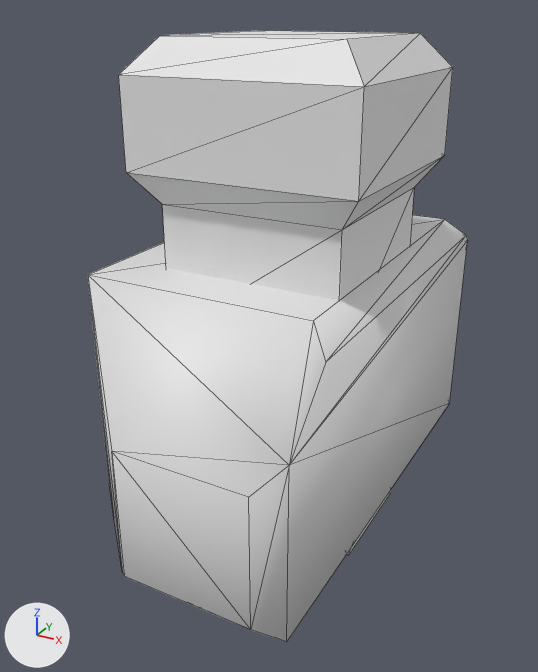
The FBX model Assets/Stylized_Egypt/Meshes/building/SM_building_part_02.fbx, before and after one commit.
Rendered twice from a 50 mm camera at (1.4, -2.33, 1.28) aimed at (0.06, 0.11, 0.06). Arrows for +X, +Y and +Z are at lower left; the lights stay in place. Mesh edges are drawn as thin lines. Where no turn or scale is listed for an object, it has been applied to the vertices.

Objects in the first picture: 'SM_building_part_02', 'SM_building_part_02_ConvexHulls'.
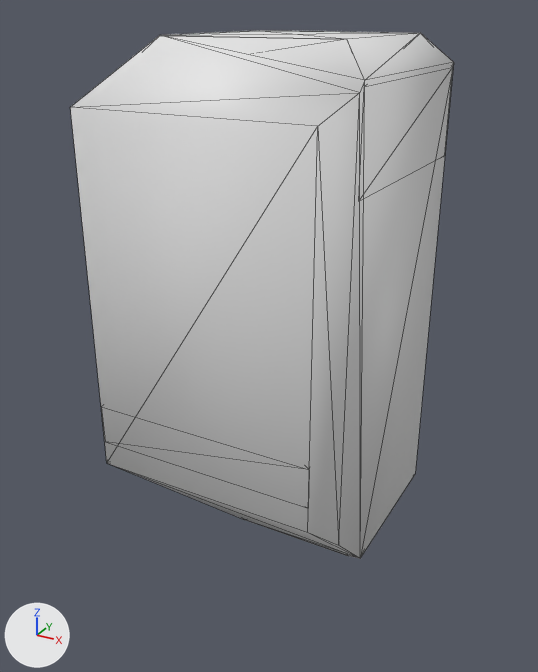
Patch to the scene script:
```diff
--- a/Assets/Stylized_Egypt/Meshes/building/SM_building_part_02.fbx.py
+++ b/Assets/Stylized_Egypt/Meshes/building/SM_building_part_02.fbx.py
@@ ob_sm_building_part_02_convexhulls @@
 ob_sm_building_part_02_convexhulls = bpy.data.objects.new('SM_building_part_02_ConvexHulls', me_sm_building_part_02_convexhulls)
+ob_sm_building_part_02_convexhulls.parent = ob_sm_building_part_277
 ob_sm_building_part_02_convexhulls.location = (0.0, 0.0, 0.0)
-ob_sm_building_part_02_convexhulls.scale = (0.01, 0.01, 0.01)
@@ ob_sm_building_part_277 @@
+ob_sm_building_part_277 = bpy.data.objects.new('SM_building_part_277', None)
+ob_sm_building_part_277.location = (0.0, 0.0, 0.0)
+ob_sm_building_part_277.rotation_euler = (1.571, 0.0, 0.0)  # degrees (90, 0, 0)
+ob_sm_building_part_277.scale = (0.01, 0.01, 0.01)
```

Boxes (x1, y1, x2, y2) around the edits, measured in the pictures (538 x 672 px):
'SM_building_part_02_ConvexHulls', moved, rescaled (24% taller)
    before: (88, 215, 467, 642)
    after: (70, 30, 454, 558)
'SM_building_part_02', unchanged, covered by the edit
    before: (119, 31, 453, 556)
